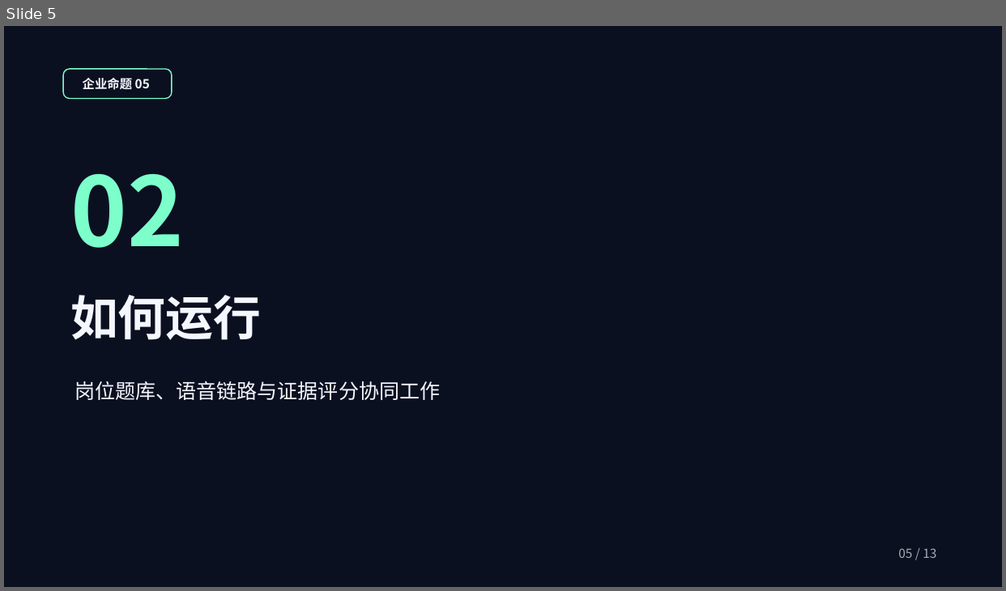
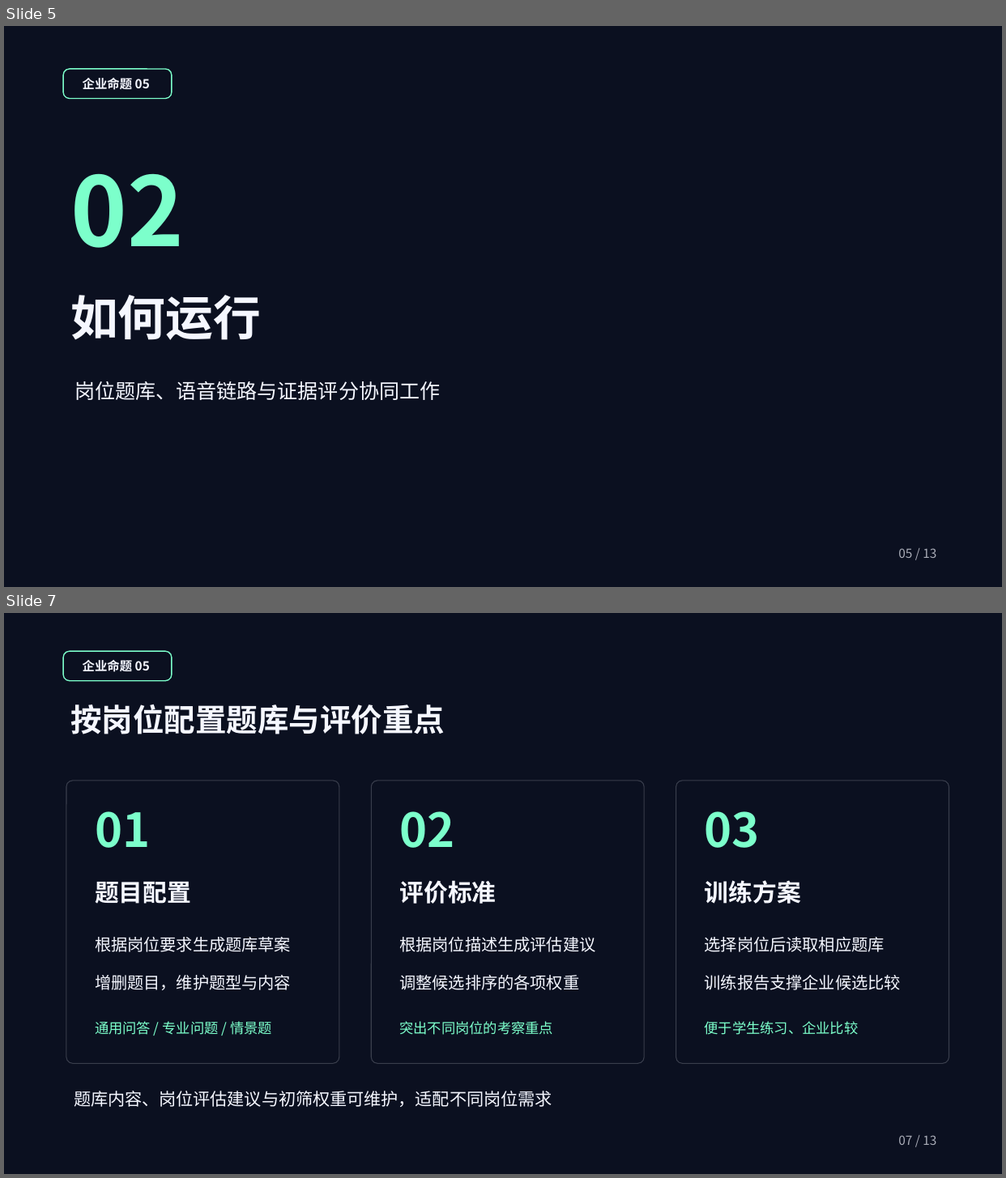
Before and after one commit to a1610064859-beep/ai_interview_hub, a slide deck: deliverables/项目验收汇报_极光版.pptx. Shown one above the other, each under a label of ours: slide 5 before the commit, slides 5 and 7 after it; the slides between them are not shown. The pictures are 1006x591 and 1006x1178 pixels, drawn with LibreOffice and Linux fonts; fonts in the diff are those of the drawing; background and template pictures are left out. Boxes give left, top, right and bottom in pixels: in the first picture for what was removed or moved away, otherwise in the second. Text is boxed around its words. In the diff, an @@ line names an element or a change of style, - is before the commit and + after.

```diff
--- a/deliverables/项目验收汇报_极光版.pptx
+++ b/deliverables/项目验收汇报_极光版.pptx
@@ slide 7 added at box(4, 613, 1002, 1174), background picture (left out) @@
@@ rounded rectangle added at box(63, 651, 172, 681), fill #0B1020 at 32% opacity, outline #7CFFCB 1.05 pt @@
@@ text added at box(83, 660, 150, 672), 12 pt, text #F5F7FF, bold @@
+企业命题 05
@@ text added at box(70, 705, 445, 735), 30 pt, text #F5F7FF, bold @@
+按岗位配置题库与评价重点
@@ rounded rectangle added at box(66, 781, 339, 1063), fill #0B1020 at 72% opacity, outline #F5F7FF 0.83 pt @@
@@ rounded rectangle added at box(372, 781, 645, 1063), fill #0B1020 at 72% opacity, outline #F5F7FF 0.83 pt @@
@@ rounded rectangle added at box(676, 781, 949, 1063), fill #0B1020 at 72% opacity, outline #F5F7FF 0.83 pt @@
@@ text added at box(95, 811, 150, 848), 45 pt, text #7CFFCB, bold @@
+01
@@ text added at box(399, 811, 454, 848), 45 pt, text #7CFFCB, bold @@
+02
@@ text added at box(705, 811, 760, 848), 45 pt, text #7CFFCB, bold @@
+03
@@ text added at box(95, 882, 191, 904), 23.2 pt, text #F5F7FF, bold @@
+题目配置
@@ text added at box(399, 880, 496, 904), 23.2 pt, text #F5F7FF, bold @@
+评价标准
@@ text added at box(705, 880, 801, 904), 23.2 pt, text #F5F7FF, bold @@
+训练方案
@@ text added at box(95, 937, 291, 952), 15.8 pt, text #F5F7FF @@
+根据岗位要求生成题库草案
@@ text added at box(399, 937, 595, 952), 15.8 pt, text #F5F7FF @@
+根据岗位描述生成评估建议
@@ text added at box(705, 937, 884, 952), 15.8 pt, text #F5F7FF @@
+选择岗位后读取相应题库
@@ text added at box(95, 975, 291, 990), 15.8 pt, text #F5F7FF @@
+增删题目，维护题型与内容
@@ text added at box(399, 975, 579, 990), 15.8 pt, text #F5F7FF @@
+调整候选排序的各项权重
@@ text added at box(705, 975, 901, 990), 15.8 pt, text #F5F7FF @@
+训练报告支撑企业候选比较
@@ text added at box(95, 1021, 272, 1035), 13.5 pt, text #7CFFCB @@
+通用问答 / 专业问题 / 情景题
@@ text added at box(399, 1021, 553, 1035), 13.5 pt, text #7CFFCB @@
+突出不同岗位的考察重点
@@ text added at box(705, 1021, 859, 1035), 13.5 pt, text #7CFFCB @@
+便于学生练习、企业比较
@@ text added at box(74, 1091, 552, 1107), 16.5 pt, text #F5F7FF @@
+题库内容、岗位评估建议与初筛权重可维护，适配不同岗位需求
@@ text added at box(898, 1135, 936, 1145), 12 pt, text #F5F7FF at 68% opacity @@
+07 / 13
```
Also in this commit, not shown: 10 slides changed, 1 other slide added, 2 slides removed, 1 other file.
